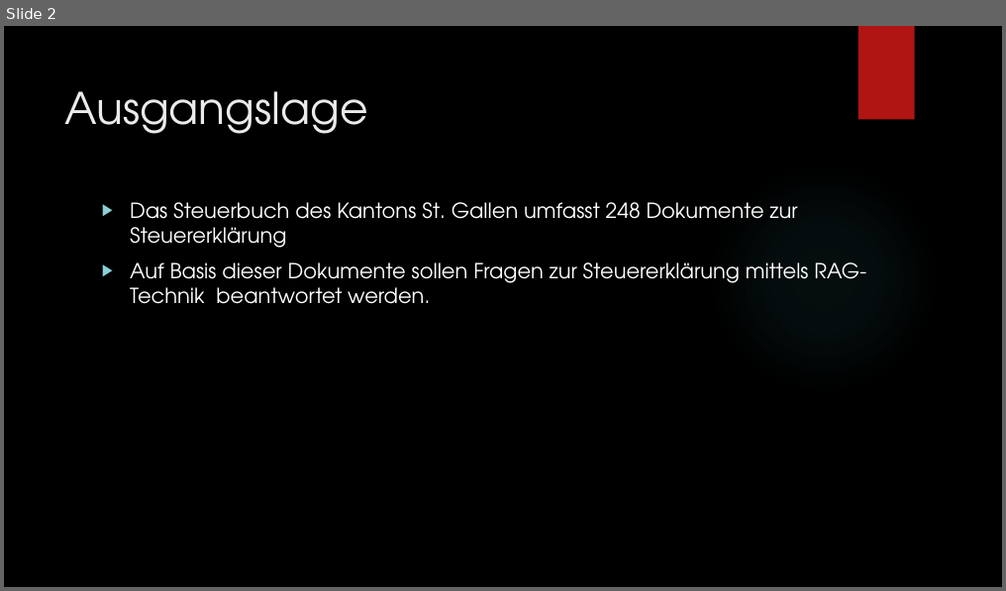
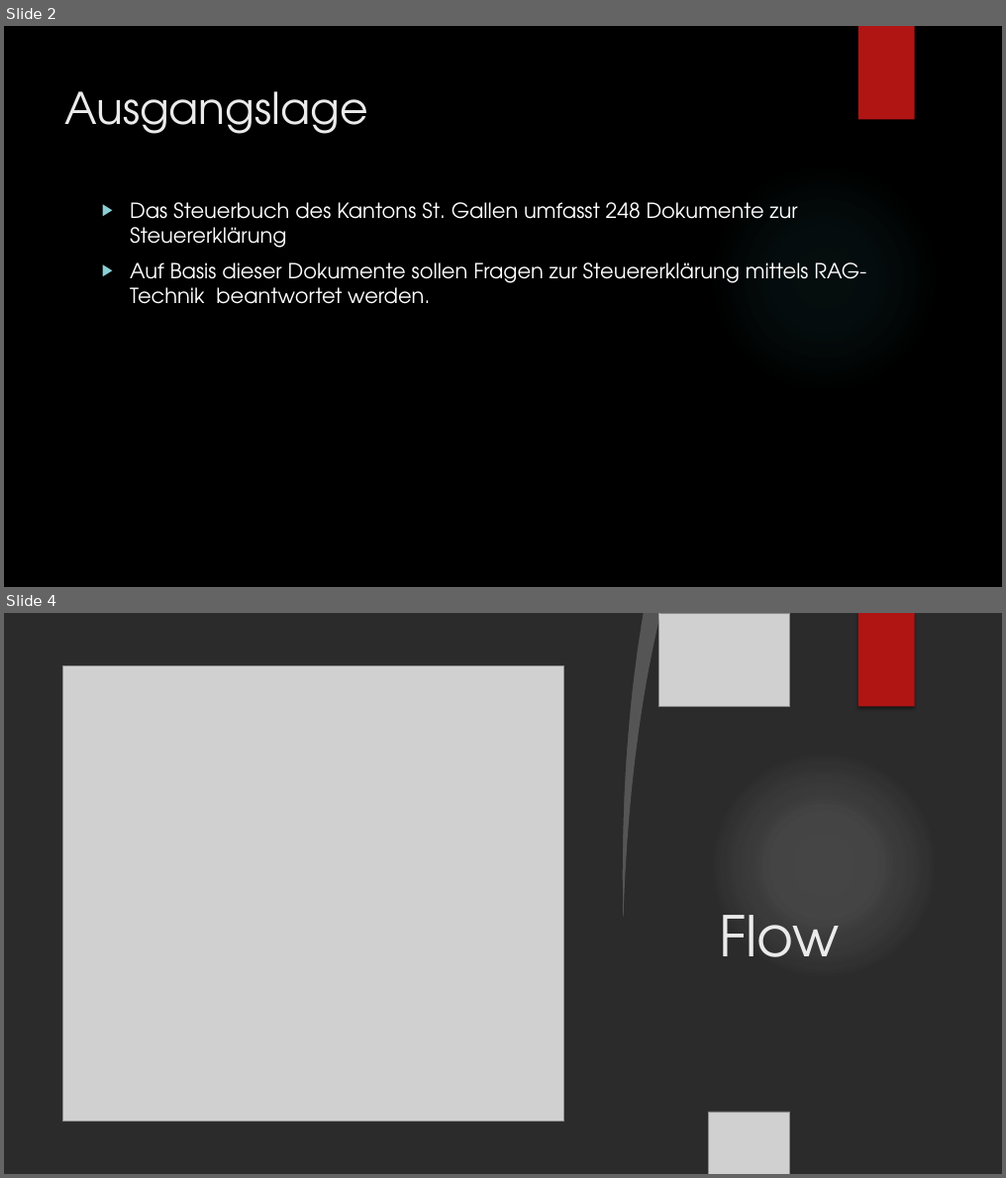
Before and after one commit to peterfust/first-rag, a slide deck: Präsentation-First-RAG.pptx. Shown one above the other, each under a label of ours: slide 2 before the commit, slides 2 and 4 after it; the slides between them are not shown. The pictures are 1006x591 and 1006x1178 pixels, drawn with LibreOffice and Linux fonts; fonts in the diff are those of the drawing; grey boxes stand for pictures; background and template pictures are left out; a plain dark background stands for a picture behind light text. Boxes give left, top, right and bottom in pixels: in the first picture for what was removed or moved away, otherwise in the second. Text is boxed around its words. In the diff, an @@ line names an element or a change of style, - is before the commit and + after.

```diff
--- a/Präsentation-First-RAG.pptx
+++ b/Präsentation-First-RAG.pptx
@@ slide 4 added at [4,613,1002,1174], background picture (left out) @@
@@ freeform shape added at [4,613,644,1174], fill #FFFFFF @@
@@ freeform shape added at [615,613,660,917], fill #FFFFFF at 20% opacity @@
@@ picture added at [659,613,790,707] @@
@@ rectangle added at [858,613,915,707], fill #B01513 @@
@@ picture added at [62,666,564,1121] @@
@@ ellipse added at [709,750,939,980], fill gradient #F3F3F3 @@
@@ ellipse added at [709,750,939,980], fill gradient #F3F3F3 @@
@@ picture added at [4,832,334,1174] @@
@@ picture added at [4,850,129,1044] @@
@@ title added at [719,915,840,958], 54 pt, text #EBEBEB @@
+Flow
@@ picture added at [709,1112,790,1174] @@
```
Also in this commit, not shown: 1 slide changed, 2 other slides added.
